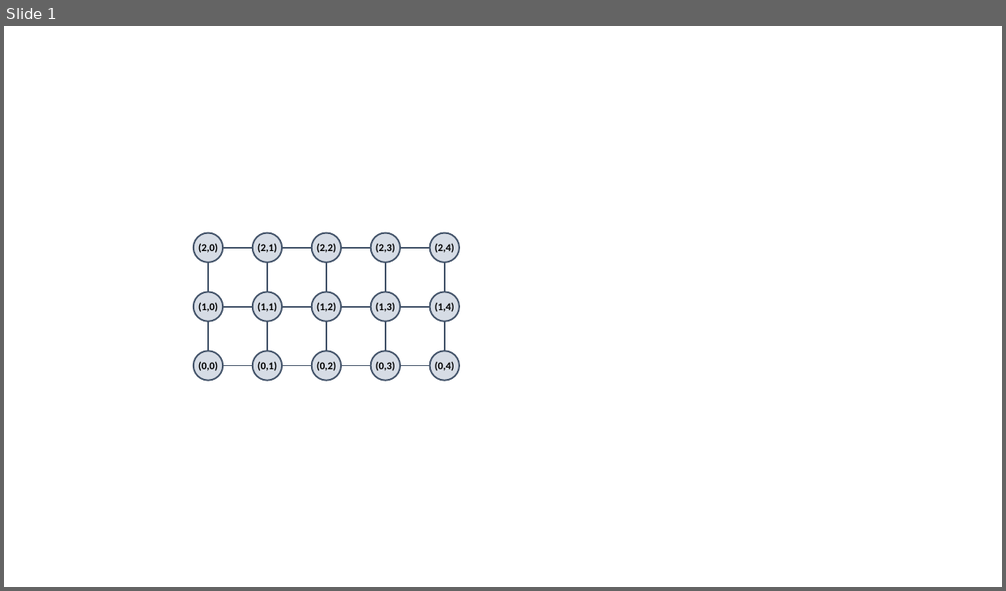
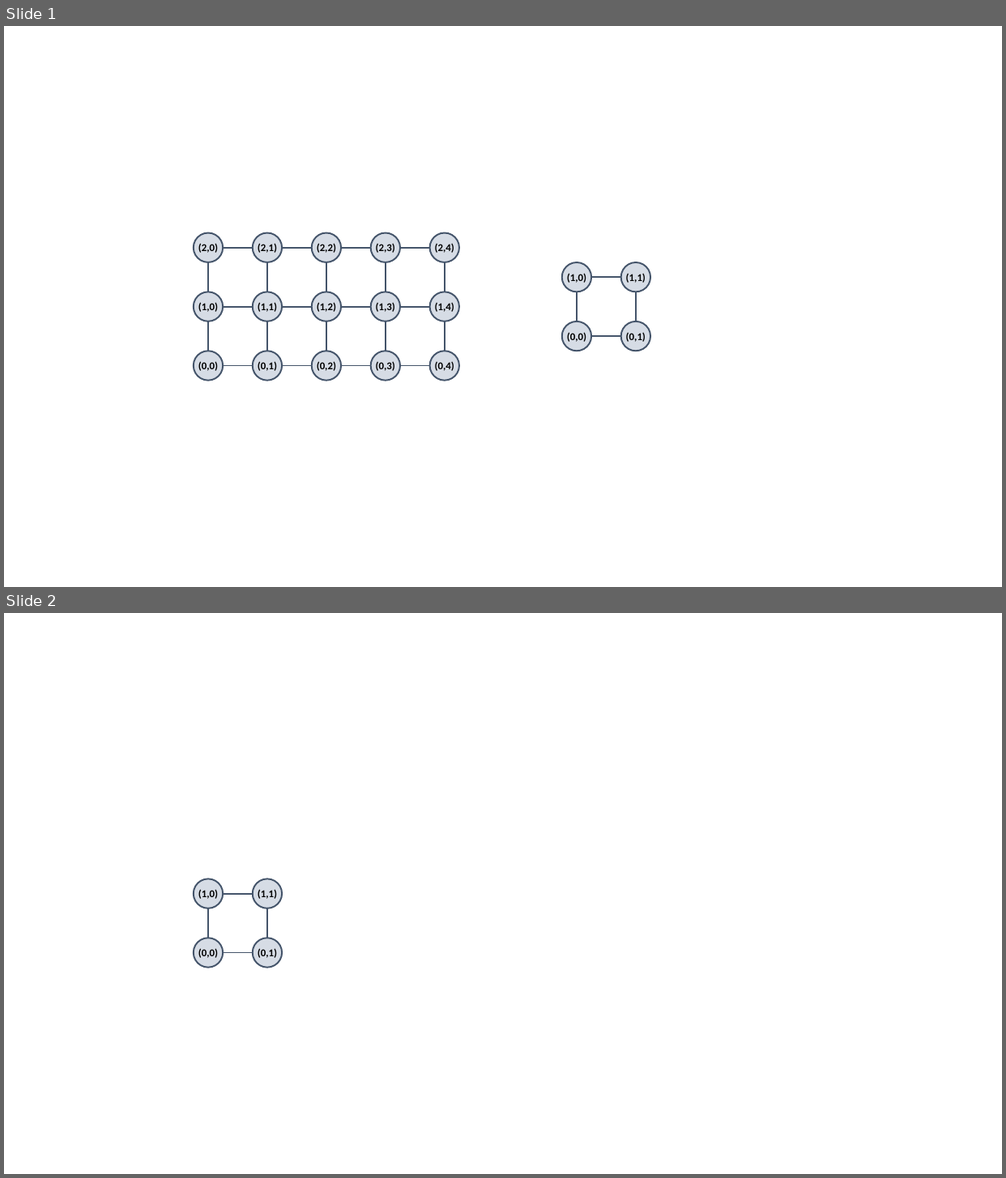
Before and after one commit to xpessoles/Informatique, a slide deck: Exercices/S2_08_ParcoursGraphe/05_Labyrinthe/05_Labyrinthe.pptx. Shown one above the other, each under a label of ours: slide 1 before the commit, slides 1 and 2 after it. The pictures are 1006x591 and 1006x1178 pixels, drawn with LibreOffice and Linux fonts; fonts in the diff are those of the drawing. Boxes give left, top, right and bottom in pixels: in the first picture for what was removed or moved away, otherwise in the second. Text is boxed around its words. In the diff, an @@ line names an element or a change of style, - is before the commit and + after.

```diff
--- a/Exercices/S2_08_ParcoursGraphe/05_Labyrinthe/05_Labyrinthe.pptx
+++ b/Exercices/S2_08_ParcoursGraphe/05_Labyrinthe/05_Labyrinthe.pptx
@@ slide 2 added at box(4, 613, 1002, 1174), background #FFFFFF @@
@@ group added at box(194, 879, 282, 967): 4 lines, 4 ellipses @@
+(0,0)
+(0,1)
+(1,0)
+(1,1)
@@ slide 1 changed as well @@
@@ group added at box(562, 263, 650, 351): 4 lines, 4 ellipses @@
+(0,0)
+(0,1)
+(1,0)
+(1,1)
```
Also in this commit, not shown: 8 other files.
